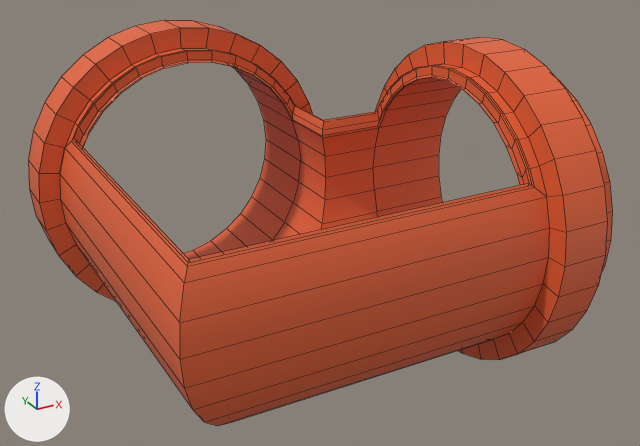
What one commit did to the Blender file Assets/Game/Models/ModularEnvironment/TuboL.blend.
Before and after are seen from a camera (50 mm lens) standing at (-1.117, -2.359, 3.24) and looking at (0.268, 0.159, 1.981). Arrows for +X, +Y and +Z are at lower left; the lights stay in place. Mesh edges are drawn as thin lines.

Before the edit, the objects in view are built like this:
```python
me_tubol = bpy.data.meshes.new('TuboL')
me_tubol.from_pydata(...)  # 694 vertices, 696 faces; spans x -0.99..0.57, y 1.44..2.59, z -0.57..0.99
me_tubol.polygons.foreach_set('use_smooth', [True] * 696)
me_tubol.materials.append(mat_material_002)  # orange #e76437
ob_tubol = bpy.data.objects.new('TuboL', me_tubol)
ob_tubol.location = (0.0, 0.0, 0.0)
ob_tubol.rotation_euler = (1.571, 0.0, 3.142)  # degrees (90, 0, 180)
```
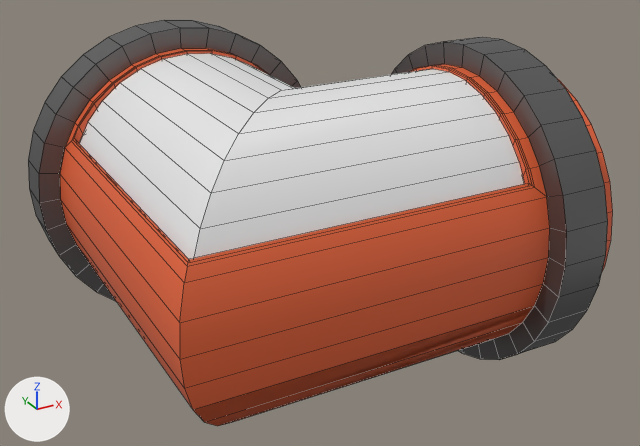
What differs and where, as boxes [x1, y1, x2, y2] in the pictures (640 x 446 px):
```json
{"object": "TuboL.001", "change": "added", "after": [79, 53, 525, 259]}
{"part": 1, "of": "me_tubol", "change": "added", "after": [193, 306, 534, 426], "on screen": "brown"}
{"part": 2, "of": "me_tubol", "change": "recoloured", "before": [183, 66, 461, 259]}
{"part": 3, "of": "me_tubol", "change": "recoloured", "before": [28, 20, 608, 360], "after": [28, 20, 608, 360], "on screen": "orange to grey"}
```

Scene script edits in JSON lines:
```json
{"op": "add", "block": "mat_gris", "code": ["mat_gris = principled_material('Gris')", "mat_gris.base_color = (0.184, 0.184, 0.184)  # grey #777777", "mat_gris.metallic = 0.85"]}
{"op": "add", "block": "mat_oscuro", "code": ["mat_oscuro = principled_material('Oscuro')", "mat_oscuro.base_color = (0.179, 0.0558, 0.0218)  # brown #754329"]}
{"op": "add", "block": "mat_vidrio", "code": ["mat_vidrio = principled_material('Vidrio')", "mat_vidrio.base_color = (0.8, 0.8, 0.8)  # white #e7e7e7"]}
{"block": "me_tubol", "where": "# used by ob_tubol; location = (0.0, 0.0, 0.0); rotation_euler = (1.571, 0.0, 3.142), in degrees (90, 0, 180)"}
{"op": "remove", "block": "me_tubol", "code": "me_tubol.from_pydata(...)  # 694 vertices, 696 faces; spans x -0.99..0.57, y 1.44..2.59, z -0.57..0.99"}
{"op": "add", "block": "me_tubol", "code": "me_tubol.from_pydata(...)  # 766 vertices, 740 faces; spans x -0.99..0.57, y 1.44..2.59, z -0.57..0.99"}
{"block": "me_tubol", "change": "me_tubol part 1: a new loose piece of 39 vertices spanning x -0.73..0.46, y 1.52..1.83, z -0.46..0.73, in mat_material_002 (orange #e76437)"}
{"block": "me_tubol", "change": "me_tubol part 2: 104 faces spanning x -0.99..0.46, y 1.56..2.48, z -0.46..0.99 switch from mat_material_002 (orange #e76437) to mat_oscuro (brown #754329)"}
{"block": "me_tubol", "change": "me_tubol part 3: 192 faces spanning x -0.9..0.57, y 1.44..2.59, z -0.57..0.9 switch from mat_material_002 (orange #e76437) to mat_gris (grey #777777)"}
{"op": "add", "block": "me_tubol_001", "code": ["me_tubol_001 = bpy.data.meshes.new('TuboL.001')", "me_tubol_001.from_pydata(...)  # 78 vertices, 48 faces; spans x -0.706..0.439, y 2.176..2.509, z -0.442..0.694", "me_tubol_001.polygons.foreach_set('use_smooth', [True] * 48)", "me_tubol_001.materials.append(mat_vidrio)  # white #e7e7e7"]}
{"op": "add", "block": "ob_tubol_001", "code": ["ob_tubol_001 = bpy.data.objects.new('TuboL.001', me_tubol_001)", "ob_tubol_001.location = (0.0, 0.0, 0.0)", "ob_tubol_001.rotation_euler = (1.571, 0.0, 3.142)  # degrees (90, 0, 180)"]}
```
